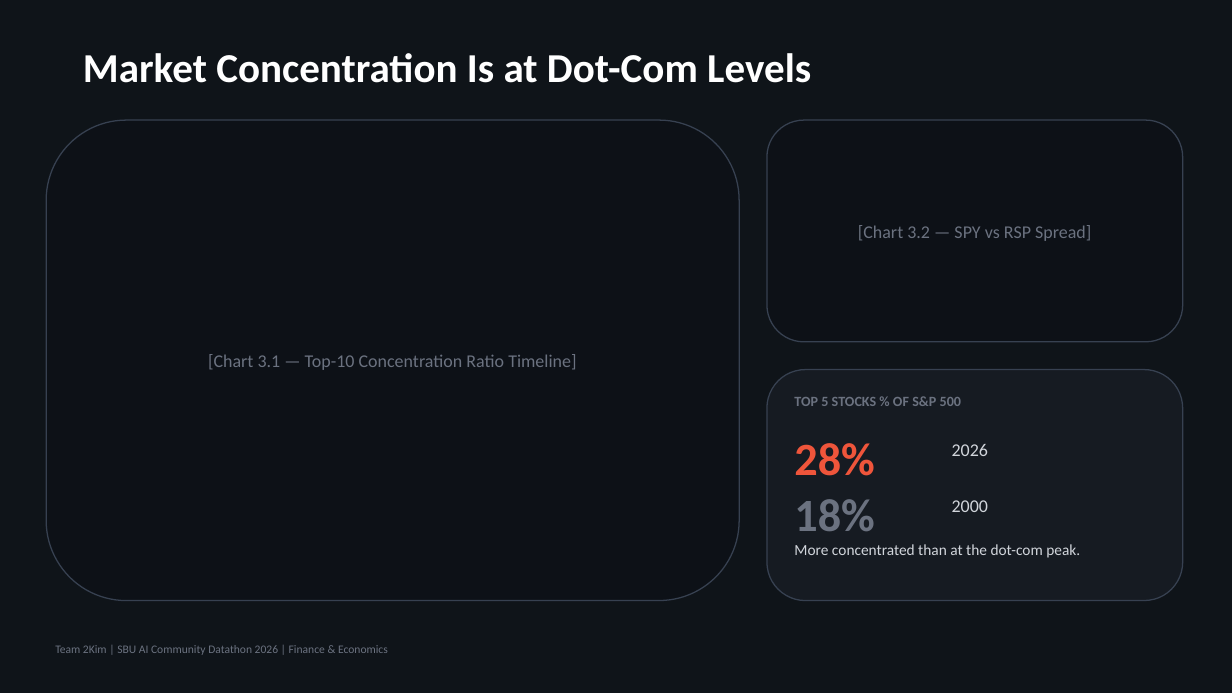
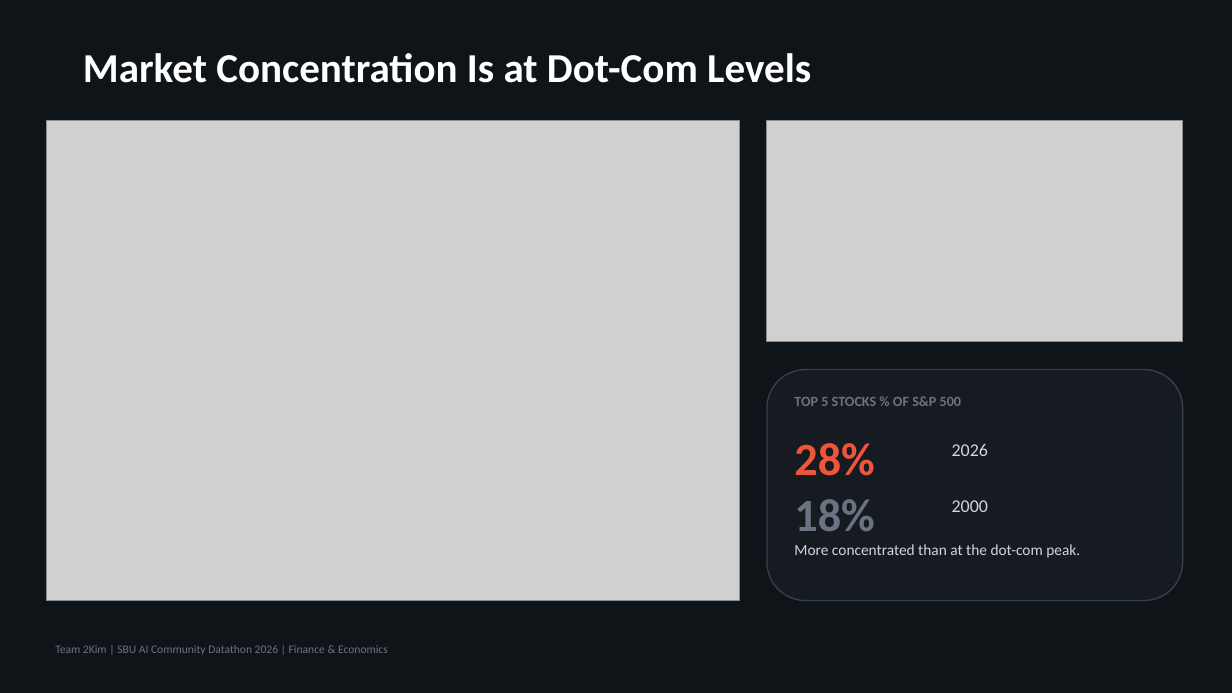
Before and after one commit to jimbo111/datathon26-2kim, a slide deck: slide 7 of submissions/2kim_finance_slides.pptx. Drawn at 1232x693 pixels with LibreOffice and Linux fonts; fonts in the diff are those of the drawing; grey boxes stand for pictures. Boxes give left, top, right and bottom in pixels: in the first picture for what was removed or moved away, otherwise in the second. Text is boxed around its words. In the diff, an @@ line names an element or a change of style, - is before the commit and + after.

```diff
--- a/submissions/2kim_finance_slides.pptx
+++ b/submissions/2kim_finance_slides.pptx
@@ rounded rectangle removed at (46,120,739,601) @@
-[Chart 3.1 — Top-10 Concentration Ratio Timeline]
@@ picture added at (46,120,739,601) @@
@@ rounded rectangle removed at (767,120,1183,342) @@
-[Chart 3.2 — SPY vs RSP Spread]
@@ picture added at (767,120,1183,342) @@
```
Also in this commit, not shown: 7 other slides changed, 1 other file.
